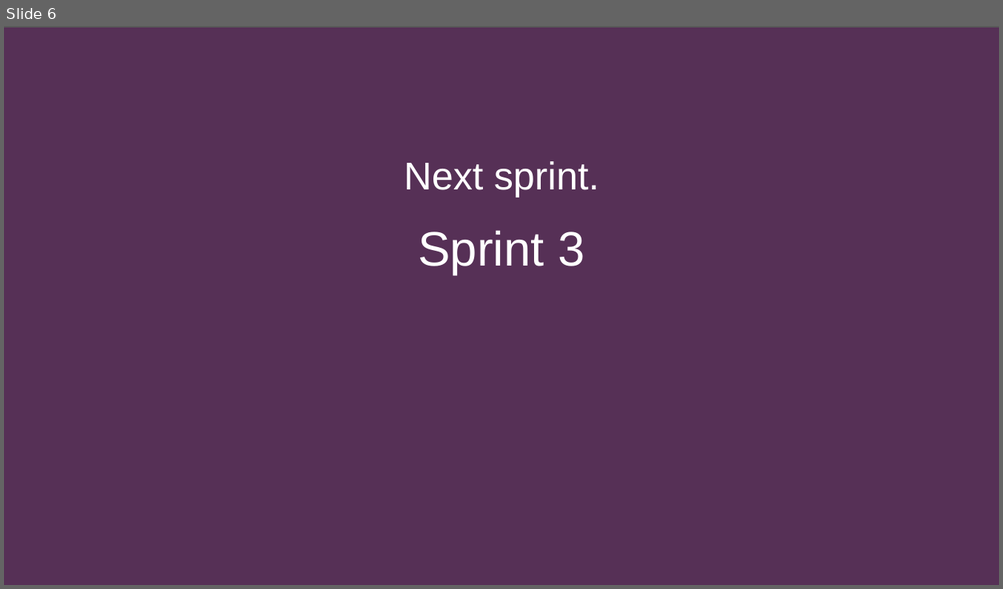
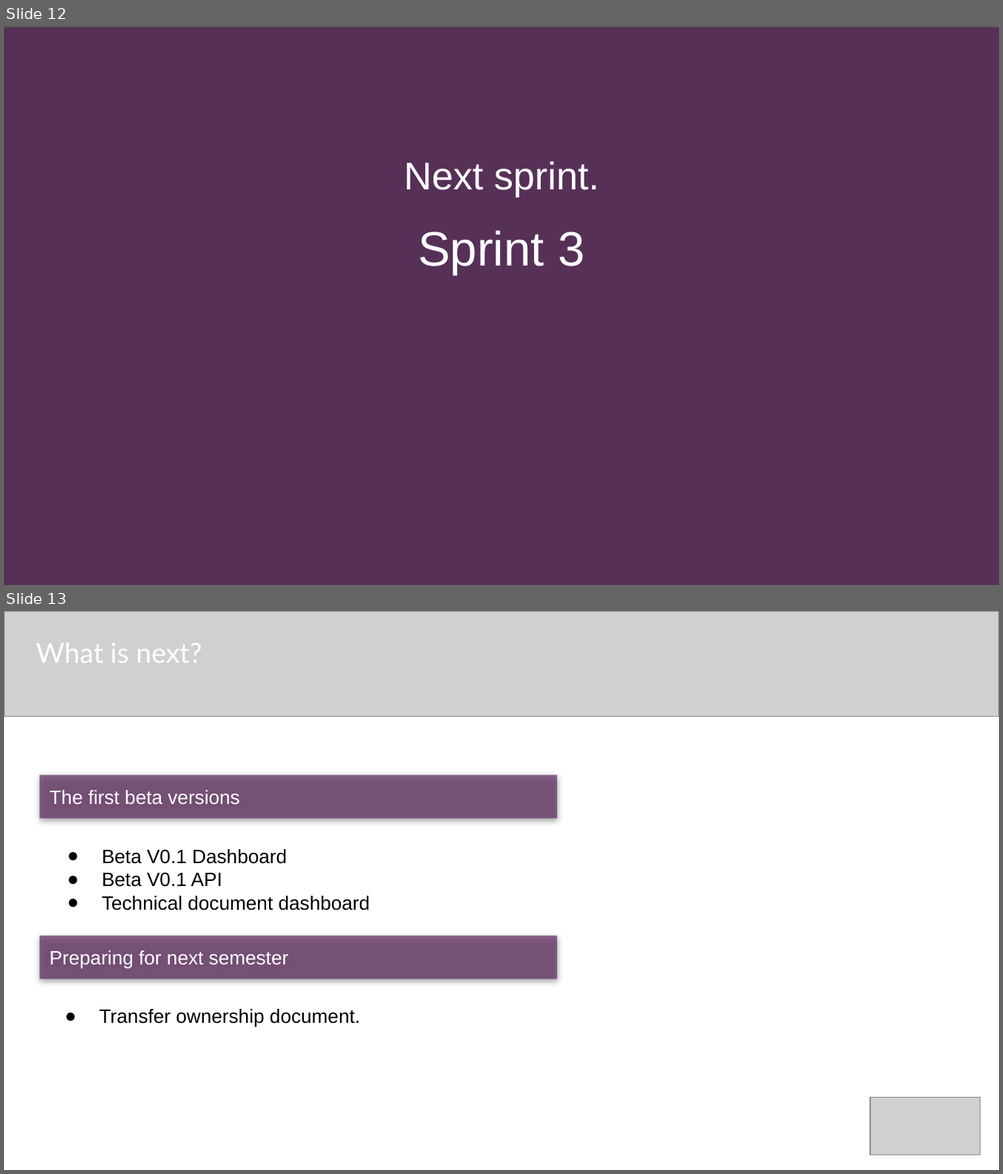
Before and after one commit to quantifiedstudent/QS-Docs, a slide deck: QS - Sprint 2 delivery 8-6-2022.pptx. Shown one above the other, each under a label of ours: slide 6 before the commit, slides 12 and 13 after it. The pictures are 1003x589 and 1003x1174 pixels, drawn with LibreOffice and Linux fonts; fonts in the diff are those of the drawing; grey boxes stand for pictures; background and template pictures are left out; a plain dark background stands for a picture behind light text. Boxes give left, top, right and bottom in pixels: in the first picture for what was removed or moved away, otherwise in the second. Text is boxed around its words. In the diff, an @@ line names an element or a change of style, - is before the commit and + after.

```diff
--- a/QS - Sprint 2 delivery 8-6-2022.pptx
+++ b/QS - Sprint 2 delivery 8-6-2022.pptx
@@ slide 13 added at [4,611,999,1170], background #FFFFFF @@
@@ picture added at [4,611,999,716] @@
@@ text added at [36,643,202,663], 20 pt, text #FFFFFF @@
+What is next?
@@ rectangle added at [40,775,557,819], fill #663366 at 73% opacity, 14 pt, text #FFFFFF @@
+The first beta versions
@@ text added at [102,849,370,911], 14 pt, text #000000 @@
+● Beta V0.1 Dashboard
+● Beta V0.1 API
+● Technical document dashboard
@@ rectangle added at [40,936,557,980], fill #663366 at 73% opacity, 14 pt, text #FFFFFF @@
+Preparing for next semester
@@ text added at [99,1009,360,1028], 14 pt, text #000000 @@
+● Transfer ownership document.
@@ picture added at [871,1097,981,1155] @@
@@ what was slide 6 is now slide 12 @@
```
Also in this commit, not shown: 4 slides changed, 7 other slides added, 2 slides removed, 26 other files.
